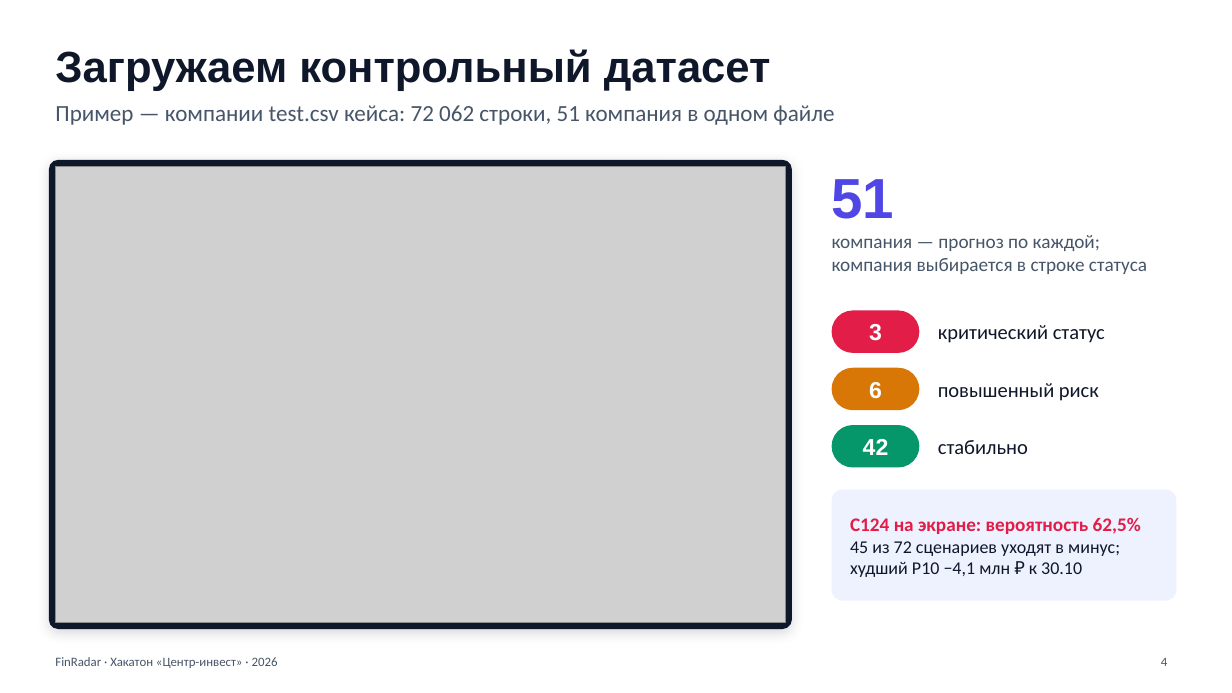
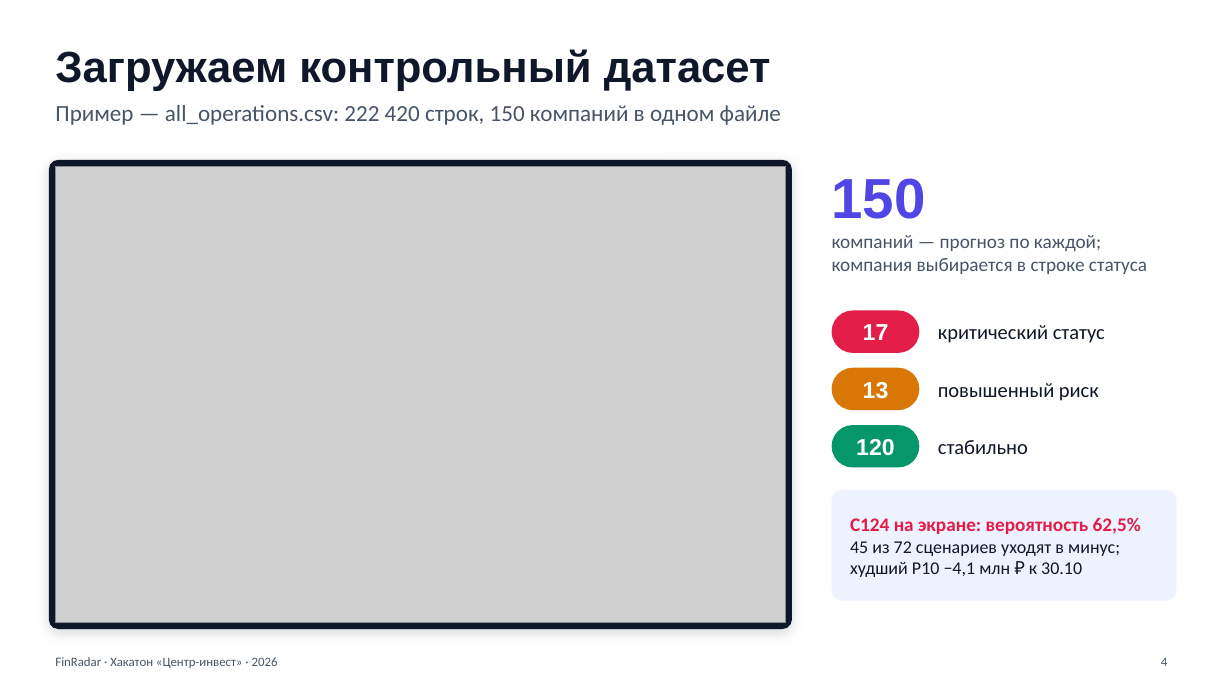
Before and after one commit to egor-lap/finprognoz, a slide deck: slide 4 of presentation/FinRadar.pptx. Drawn at 1232x693 pixels with LibreOffice and Linux fonts; fonts in the diff are those of the drawing; grey boxes stand for pictures. Boxes give left, top, right and bottom in pixels: in the first picture for what was removed or moved away, otherwise in the second. Text is boxed around its words. In the diff, an @@ line names an element or a change of style, - is before the commit and + after.

```diff
--- a/presentation/FinRadar.pptx
+++ b/presentation/FinRadar.pptx
@@ text at box(55, 105, 781, 125): text changed @@
-Пример — компании test.csv кейса: 72 062 строки, 51 компания в одном файле
+Пример — all_operations.csv: 222 420 строк, 150 компаний в одном файле
@@ text at box(832, 178, 1147, 274): text changed @@
-51
-компания — прогноз по каждой; компания выбирается в строке статуса
+150
+компаний — прогноз по каждой; компания выбирается в строке статуса
@@ text at box(863, 324, 889, 340): text changed @@
-3
+17
@@ text at box(863, 382, 889, 399): text changed @@
-6
+13
@@ text at box(856, 439, 895, 456): text changed @@
-42
+120
```
Also in this commit, not shown: 3 other slides changed.
